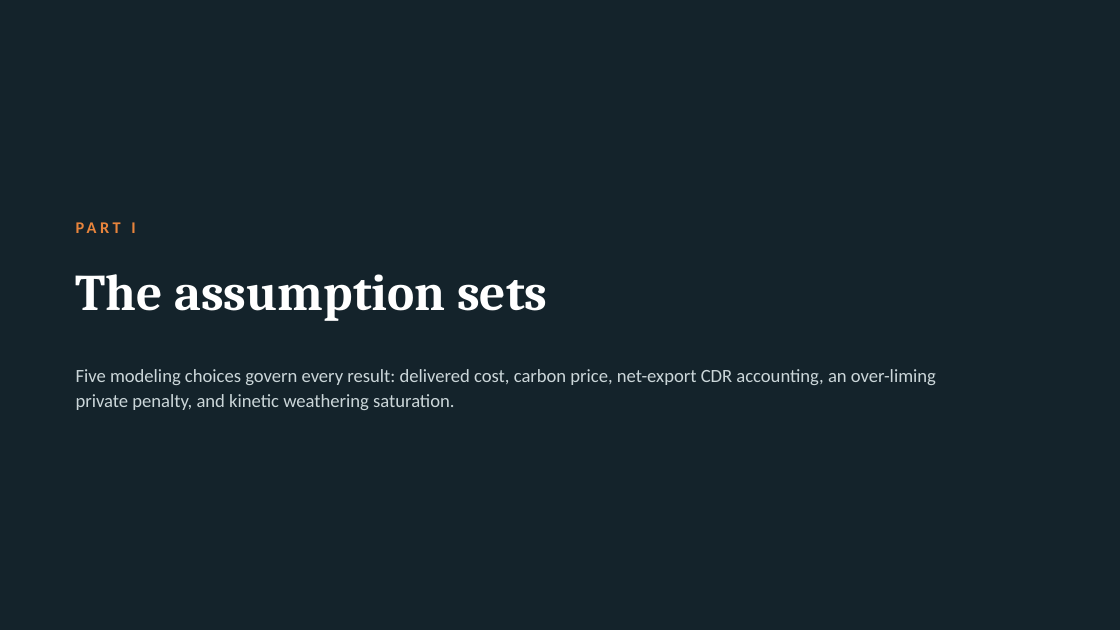
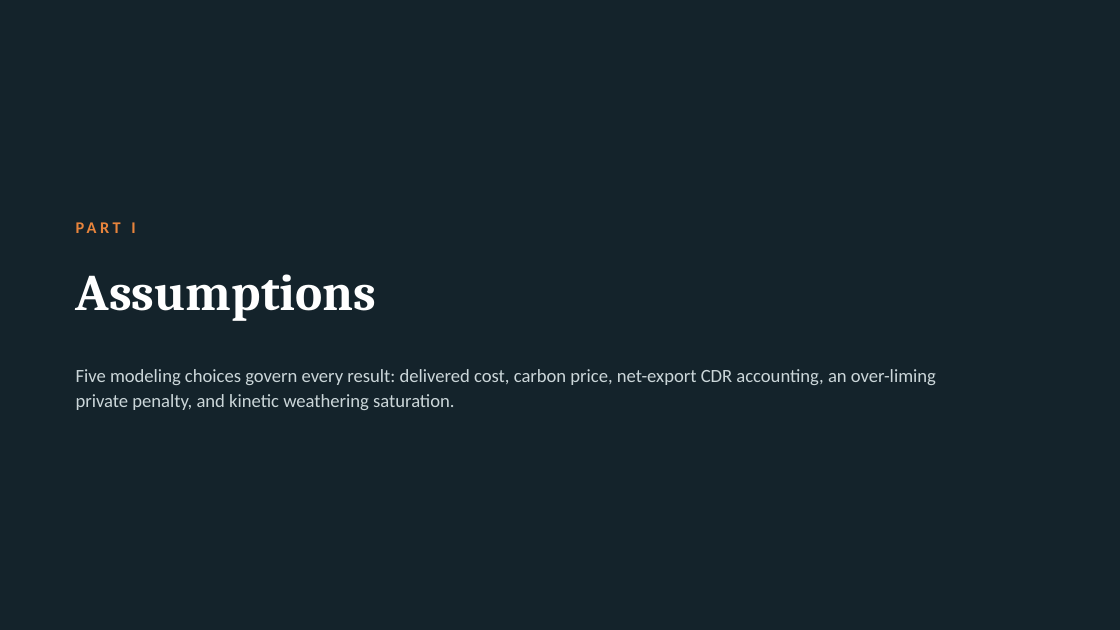
Before and after one commit to chamb244/erw-exante-v2, a slide deck: slide 6 of paper/ERW_public_private_returns_walkthrough.pptx. Drawn at 1120x630 pixels with LibreOffice and Linux fonts; fonts in the diff are those of the drawing. Boxes give left, top, right and bottom in pixels: in the first picture for what was removed or moved away, otherwise in the second. Text is boxed around its words. In the diff, an @@ line names an element or a change of style, - is before the commit and + after.

```diff
--- a/paper/ERW_public_private_returns_walkthrough.pptx
+++ b/paper/ERW_public_private_returns_walkthrough.pptx
@@ text at (76, 274, 377, 321): text changed @@
-The assumption sets
+Assumptions
```
Also in this commit, not shown: 2 other slides changed, 3 other files.
